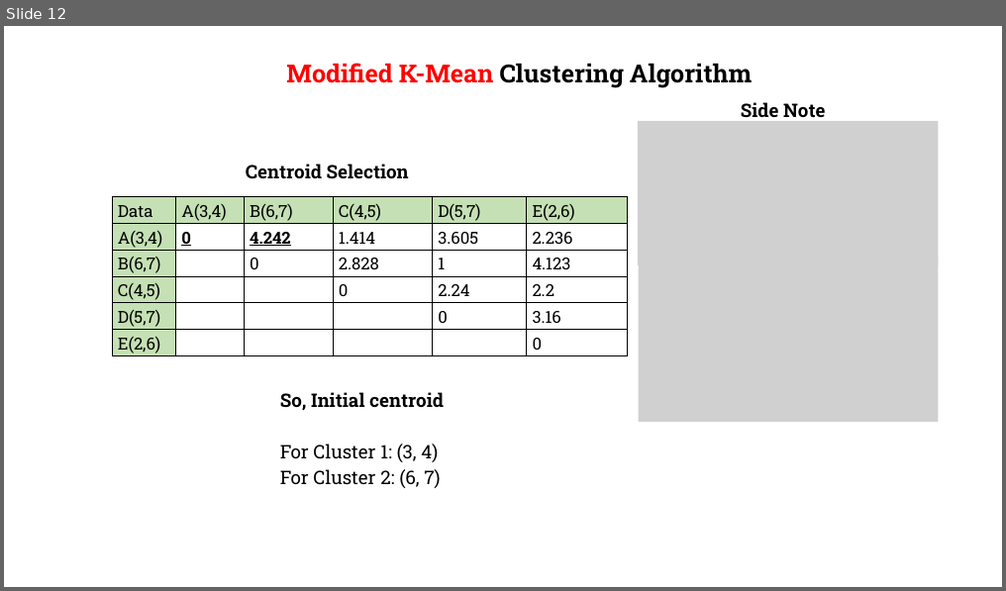
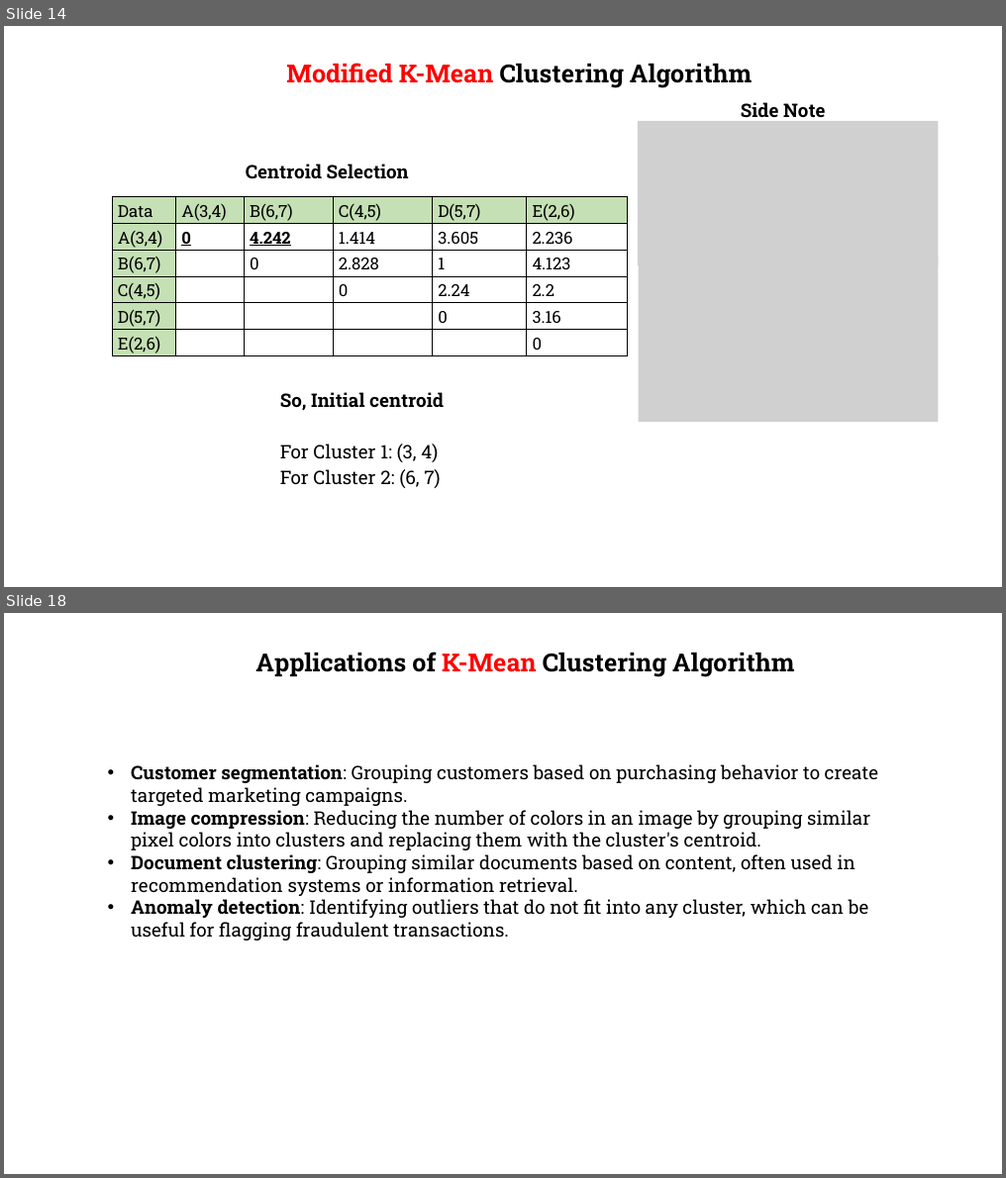
Before and after one commit to gmrr40058/data-science-ml-python-ostad, a slide deck: Class Modules/Module 14_Machine Learning-K Means Clustering, Time Seires Analysis/Class 1_K Means Clustering/K-Mean Clustering.pptx. Shown one above the other, each under a label of ours: slide 12 before the commit, slides 14 and 18 after it; the slides between them are not shown. The pictures are 1006x591 and 1006x1178 pixels, drawn with LibreOffice and Linux fonts; fonts in the diff are those of the drawing; grey boxes stand for pictures; background and template pictures are left out. Boxes give left, top, right and bottom in pixels: in the first picture for what was removed or moved away, otherwise in the second. Text is boxed around its words. In the diff, an @@ line names an element or a change of style, - is before the commit and + after.

```diff
--- a/Class Modules/Module 14_Machine Learning-K Means Clustering, Time Seires Analysis/Class 1_K Means Clustering/K-Mean Clustering.pptx
+++ b/Class Modules/Module 14_Machine Learning-K Means Clustering, Time Seires Analysis/Class 1_K Means Clustering/K-Mean Clustering.pptx
@@ slide 18 added at [4,613,1002,1174], background picture (left out) @@
@@ text added at [255,652,794,677], 24 pt, text #000000, bold @@
+Applications of K-Mean Clustering Algorithm
@@ text added at [131,764,878,941], 18 pt, text #000000 @@
+• Customer segmentation: Grouping customers based on purchasing behavior to create targeted marketing campaigns.
+• Image compression: Reducing the number of colors in an image by grouping similar pixel colors into clusters and replacing them with the cluster's centroid.
+• Document clustering: Grouping similar documents based on content, often used in recommendation systems or information retrieval.
+• Anomaly detection: Identifying outliers that do not fit into any cluster, which can be useful for flagging fraudulent transactions.
@@ what was slide 12 is now slide 14 @@
```
Also in this commit, not shown: 5 slides changed, 5 other slides added, 1 other file.
